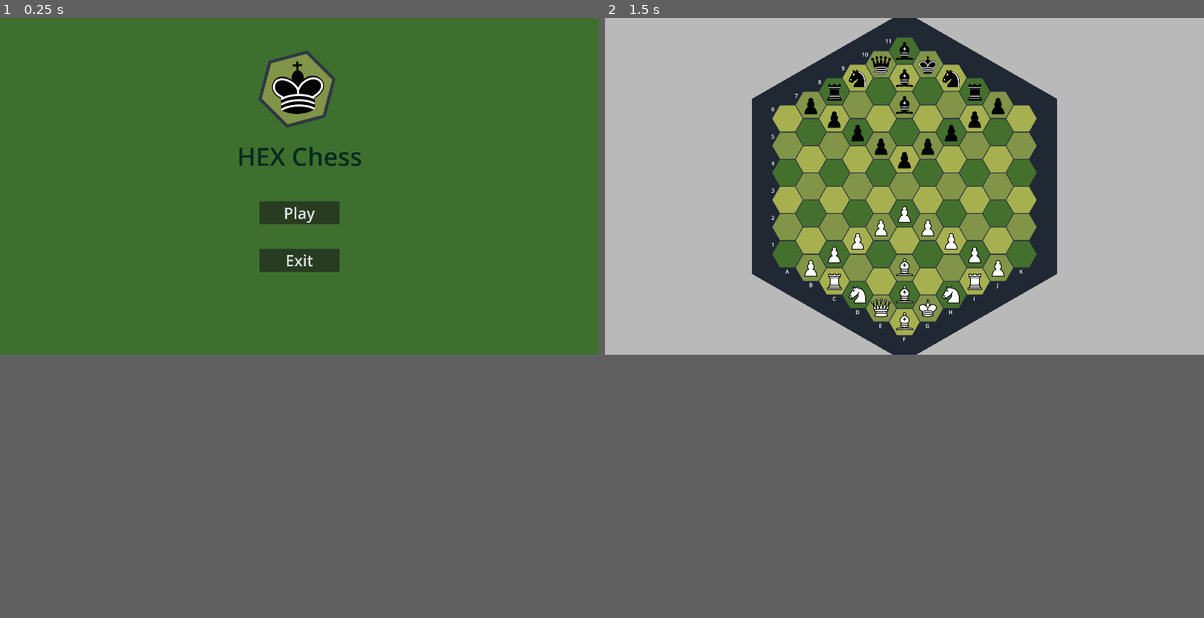
Above: before the commit, frames 1-2 (left to right).
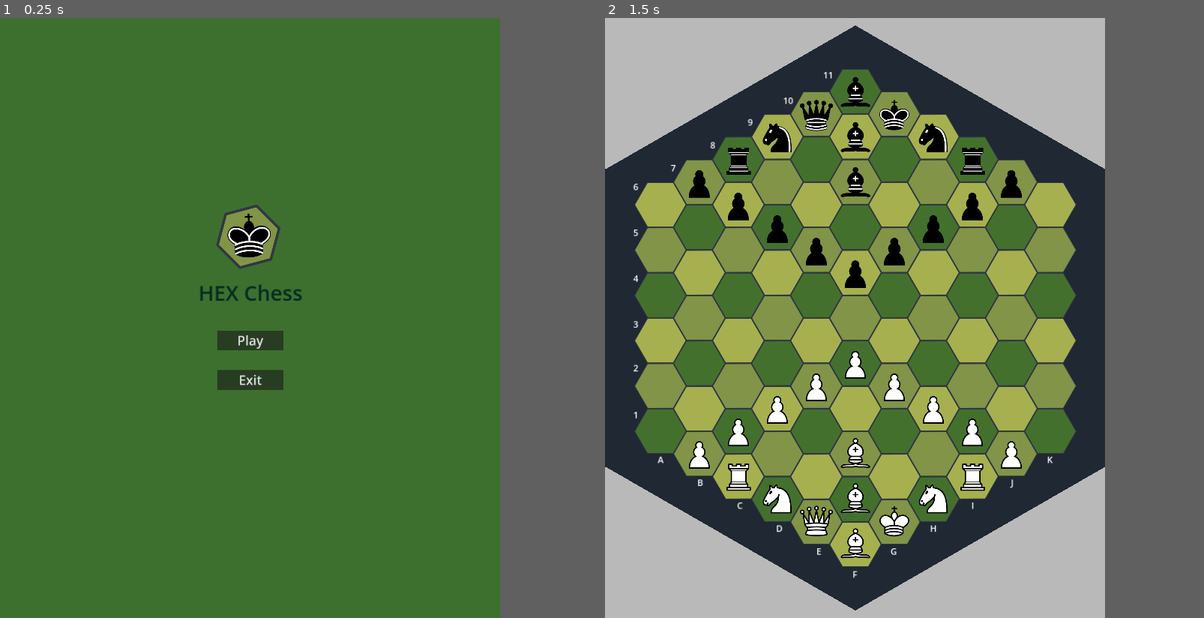
Above: after the commit, the same moments.

Repository: JanBezler/Hex_Chess
Game: Godot game, scene res://assets/scenes/main_menu.tscn
Same seed, same stepped clock (60 frames per second), same inputs: the game is played once before the commit and once after it.
Inputs (mouse positions are in pixels of both pictures, inside the frame that each line leads up to):
- Up to frame 1 (0.25 s): no input
- Up to frame 2 (1.5 s): click "Play" at 0.5 s; tap Enter at 1.25 s; move the mouse to (1036, 168) at 1.27 s; click (1036, 168) at 1.35 s
The window is 799x449 before the commit and 667x800 after it. Grey fills any space a smaller window leaves; there, only what the larger window draws over its background counts as a difference.

The runs differ from the first frame. In frame 1, 4.0% of the frame differs, in the area x 33-61%, y 5-62%; in frame 2, 59%, in the area x 0-84%, y 0-99%.

Commit message:
Fix scaling viewport

Diff:
--- a/assets/scenes/board.tscn
+++ b/assets/scenes/board.tscn
@@ -17,7 +17,7 @@
 sources/1 = SubResource("TileSetAtlasSource_nnjg3")
 
 [sub_resource type="LabelSettings" id="LabelSettings_hf0oi"]
-font_size = 18
+font_size = 34
 
 [node name="Board" type="Node2D" node_paths=PackedStringArray("background", "tile_map")]
 script = ExtResource("1_6c6ey")
@@ -49,201 +49,200 @@
 
 [node name="Labels" type="Node2D" parent="."]
 z_index = 1
-scale = Vector2(2, 2)
 
 [node name="A" type="Label" parent="Labels"]
-offset_left = -396.0
-offset_top = 260.0
-offset_right = -356.0
-offset_bottom = 286.0
+offset_left = -768.0
+offset_top = 520.0
+offset_right = -728.0
+offset_bottom = 570.0
 text = "A"
 label_settings = SubResource("LabelSettings_hf0oi")
 horizontal_alignment = 1
 
 [node name="B" type="Label" parent="Labels"]
-offset_left = -320.0
-offset_top = 303.0
-offset_right = -280.0
-offset_bottom = 329.0
+offset_left = -616.0
+offset_top = 608.0
+offset_right = -576.0
+offset_bottom = 658.0
 text = "B"
 label_settings = SubResource("LabelSettings_hf0oi")
 horizontal_alignment = 1
 
 [node name="C" type="Label" parent="Labels"]
-offset_left = -245.0
-offset_top = 347.0
-offset_right = -205.0
-offset_bottom = 373.0
+offset_left = -464.0
+offset_top = 696.0
+offset_right = -424.0
+offset_bottom = 746.0
 text = "C"
 label_settings = SubResource("LabelSettings_hf0oi")
 horizontal_alignment = 1
 
 [node name="D" type="Label" parent="Labels"]
-offset_left = -170.0
-offset_top = 390.0
-offset_right = -130.0
-offset_bottom = 416.0
+offset_left = -312.0
+offset_top = 784.0
+offset_right = -272.0
+offset_bottom = 834.0
 text = "D"
 label_settings = SubResource("LabelSettings_hf0oi")
 horizontal_alignment = 1
 
 [node name="E" type="Label" parent="Labels"]
-offset_left = -96.0
-offset_top = 434.0
-offset_right = -56.0
-offset_bottom = 460.0
+offset_left = -160.0
+offset_top = 872.0
+offset_right = -120.0
+offset_bottom = 922.0
 text = "E"
 label_settings = SubResource("LabelSettings_hf0oi")
 horizontal_alignment = 1
 
 [node name="K" type="Label" parent="Labels"]
-offset_left = 354.0
-offset_top = 260.0
-offset_right = 394.0
-offset_bottom = 286.0
+offset_left = 728.0
+offset_top = 520.0
+offset_right = 768.0
+offset_bottom = 570.0
 text = "K"
 label_settings = SubResource("LabelSettings_hf0oi")
 horizontal_alignment = 1
 
 [node name="J" type="Label" parent="Labels"]
-offset_left = 279.0
-offset_top = 303.0
-offset_right = 319.0
-offset_bottom = 329.0
+offset_left = 584.0
+offset_top = 608.0
+offset_right = 624.0
+offset_bottom = 658.0
 text = "J"
 label_settings = SubResource("LabelSettings_hf0oi")
 horizontal_alignment = 1
 
 [node name="I" type="Label" parent="Labels"]
-offset_left = 204.0
-offset_top = 347.0
-offset_right = 244.0
-offset_bottom = 373.0
+offset_left = 432.0
+offset_top = 696.0
+offset_right = 472.0
+offset_bottom = 746.0
 text = "I"
 label_settings = SubResource("LabelSettings_hf0oi")
 horizontal_alignment = 1
 
 [node name="H" type="Label" parent="Labels"]
+offset_left = 280.0
+offset_top = 784.0
+offset_right = 320.0
+offset_bottom = 834.0
+text = "H"
+label_settings = SubResource("LabelSettings_hf0oi")
+horizontal_alignment = 1
+
+[node name="G" type="Label" parent="Labels"]
 offset_left = 128.0
-offset_top = 390.0
+offset_top = 872.0
 offset_right = 168.0
-offset_bottom = 416.0
-text = "H"
-label_settings = SubResource("LabelSettings_hf0oi")
-horizontal_alignment = 1
-
-[node name="G" type="Label" parent="Labels"]
-offset_left = 54.0
-offset_top = 434.0
-offset_right = 94.0
-offset_bottom = 460.0
+offset_bottom = 922.0
 text = "G"
 label_settings = SubResource("LabelSettings_hf0oi")
 horizontal_alignment = 1
 
 [node name="F" type="Label" parent="Labels"]
 offset_left = -21.0
-offset_top = 477.0
+offset_top = 960.0
 offset_right = 19.0
-offset_bottom = 503.0
+offset_bottom = 1010.0
 text = "F"
 label_settings = SubResource("LabelSettings_hf0oi")
 horizontal_alignment = 1
 
 [node name="1" type="Label" parent="Labels"]
-offset_left = -441.0
-offset_top = 174.0
-offset_right = -401.0
-offset_bottom = 200.0
+offset_left = -864.0
+offset_top = 348.0
+offset_right = -824.0
+offset_bottom = 398.0
 text = "1"
 label_settings = SubResource("LabelSettings_hf0oi")
 horizontal_alignment = 1
 
 [node name="2" type="Label" parent="Labels"]
-offset_left = -441.0
-offset_top = 87.0
-offset_right = -401.0
-offset_bottom = 113.0
+offset_left = -864.0
+offset_top = 168.0
+offset_right = -824.0
+offset_bottom = 218.0
 text = "2"
 label_settings = SubResource("LabelSettings_hf0oi")
 horizontal_alignment = 1
 
 [node name="3" type="Label" parent="Labels"]
-offset_left = -441.0
-offset_right = -401.0
-offset_bottom = 26.0
+offset_left = -864.0
+offset_right = -824.0
+offset_bottom = 50.0
 text = "3"
 label_settings = SubResource("LabelSettings_hf0oi")
 horizontal_alignment = 1
 
 [node name="4" type="Label" parent="Labels"]
-offset_left = -441.0
-offset_top = -87.0
-offset_right = -401.0
-offset_bottom = -61.0
+offset_left = -864.0
+offset_top = -176.0
+offset_right = -824.0
+offset_bottom = -126.0
 text = "4"
 label_settings = SubResource("LabelSettings_hf0oi")
 horizontal_alignment = 1
 
 [node name="5" type="Label" parent="Labels"]
-offset_left = -441.0
-offset_top = -173.0
-offset_right = -401.0
-offset_bottom = -147.0
+offset_left = -864.0
+offset_top = -352.0
+offset_right = -824.0
+offset_bottom = -302.0
 text = "5"
 label_settings = SubResource("LabelSettings_hf0oi")
 horizontal_alignment = 1
 
 [node name="6" type="Label" parent="Labels"]
-offset_left = -441.0
-offset_top = -261.0
-offset_right = -401.0
-offset_bottom = -235.0
+offset_left = -864.0
+offset_top = -528.0
+offset_right = -824.0
+offset_bottom = -478.0
 text = "6"
 label_settings = SubResource("LabelSettings_hf0oi")
 horizontal_alignment = 1
 
 [node name="7" type="Label" parent="Labels"]
-offset_left = -366.0
-offset_top = -304.0
-offset_right = -326.0
-offset_bottom = -278.0
+offset_left = -720.0
+offset_top = -600.0
+offset_right = -680.0
+offset_bottom = -550.0
 text = "7"
 label_settings = SubResource("LabelSettings_hf0oi")
 horizontal_alignment = 1
 
 [node name="8" type="Label" parent="Labels"]
-offset_left = -291.0
-offset_top = -348.0
-offset_right = -251.0
-offset_bottom = -322.0
+offset_left = -568.0
+offset_top = -688.0
+offset_right = -528.0
+offset_bottom = -638.0
 text = "8"
 label_settings = SubResource("LabelSettings_hf0oi")
 horizontal_alignment = 1
 
 [node name="9" type="Label" parent="Labels"]
-offset_left = -216.0
-offset_top = -392.0
-offset_right = -176.0
-offset_bottom = -366.0
+offset_left = -424.0
+offset_top = -776.0
+offset_right = -384.0
+offset_bottom = -726.0
 text = "9"
 label_settings = SubResource("LabelSettings_hf0oi")
 horizontal_alignment = 1
 
 [node name="10" type="Label" parent="Labels"]
-offset_left = -146.0
-offset_top = -436.0
-offset_right = -106.0
-offset_bottom = -410.0
+offset_left = -278.0
+offset_top = -859.0
+offset_right = -238.0
+offset_bottom = -809.0
 text = "10"
 label_settings = SubResource("LabelSettings_hf0oi")
 horizontal_alignment = 1
 
 [node name="11" type="Label" parent="Labels"]
-offset_left = -71.0
-offset_top = -479.0
-offset_right = -31.0
-offset_bottom = -453.0
+offset_left = -124.0
+offset_top = -957.0
+offset_right = -84.0
+offset_bottom = -907.0
 text = "11"
 label_settings = SubResource("LabelSettings_hf0oi")
 horizontal_alignment = 1
--- a/assets/scenes/main_menu.tscn
+++ b/assets/scenes/main_menu.tscn
@@ -58,10 +58,11 @@
 
 [node name="Background" type="ColorRect" parent="."]
 layout_mode = 0
-offset_left = -16.0
-offset_top = -16.0
-offset_right = 1936.0
-offset_bottom = 1096.0
+offset_left = -1024.0
+offset_top = -1416.0
+offset_right = 928.0
+offset_bottom = -304.0
+scale = Vector2(2.09068, 3.77956)
 color = Color(0.239216, 0.439216, 0.184314, 1)
 
 [connection signal="pressed" from="Node/Exit" to="Node/Exit" method="_on_pressed"]
--- a/assets/scenes/main_scene.tscn
+++ b/assets/scenes/main_scene.tscn
@@ -10,7 +10,6 @@
 [node name="MainScene" type="Node2D"]
 
 [node name="Camera2D" type="Camera2D" parent="."]
-zoom = Vector2(0.5, 0.5)
 
 [node name="Board" parent="." instance=ExtResource("1_bwvsc")]
 color_white = Color(0.72549, 0.72549, 0.72549, 1)
@@ -32,9 +31,9 @@
 promotion = NodePath("../Promotion")
 
 [node name="Promotion" parent="." instance=ExtResource("6_uxieh")]
-offset_left = -534.0
-offset_top = -204.0
-offset_right = -534.0
-offset_bottom = -204.0
+offset_left = -495.0
+offset_top = -203.0
+offset_right = -495.0
+offset_bottom = -203.0
 
 [connection signal="hidden" from="Promotion" to="Game_state" method="_on_promotion_hidden"]
--- a/assets/scenes/promotion.tscn
+++ b/assets/scenes/promotion.tscn
@@ -37,7 +37,6 @@
 anchor_bottom = 1.0
 grow_horizontal = 2
 grow_vertical = 2
-scale = Vector2(1.61532, 1.61532)
 script = ExtResource("1_ylsul")
 
 [node name="PanelContainer" type="PanelContainer" parent="."]
@@ -45,6 +44,7 @@
 anchors_preset = -1
 offset_right = 660.0
 offset_bottom = 222.0
+scale = Vector2(1.49979, 1.49979)
 
 [node name="VBoxContainer" type="VBoxContainer" parent="PanelContainer"]
 layout_mode = 2
--- a/project.godot
+++ b/project.godot
@@ -19,8 +19,12 @@
 
 [display]
 
-window/size/viewport_width=1920
-window/size/viewport_height=1080
+window/size/viewport_width=960
+window/size/viewport_height=1152
+window/stretch/mode="canvas_items"
+window/stretch/scale=0.5
+window/handheld/orientation=1
+window/vsync/vsync_mode=0
 
 [filesystem]
 
